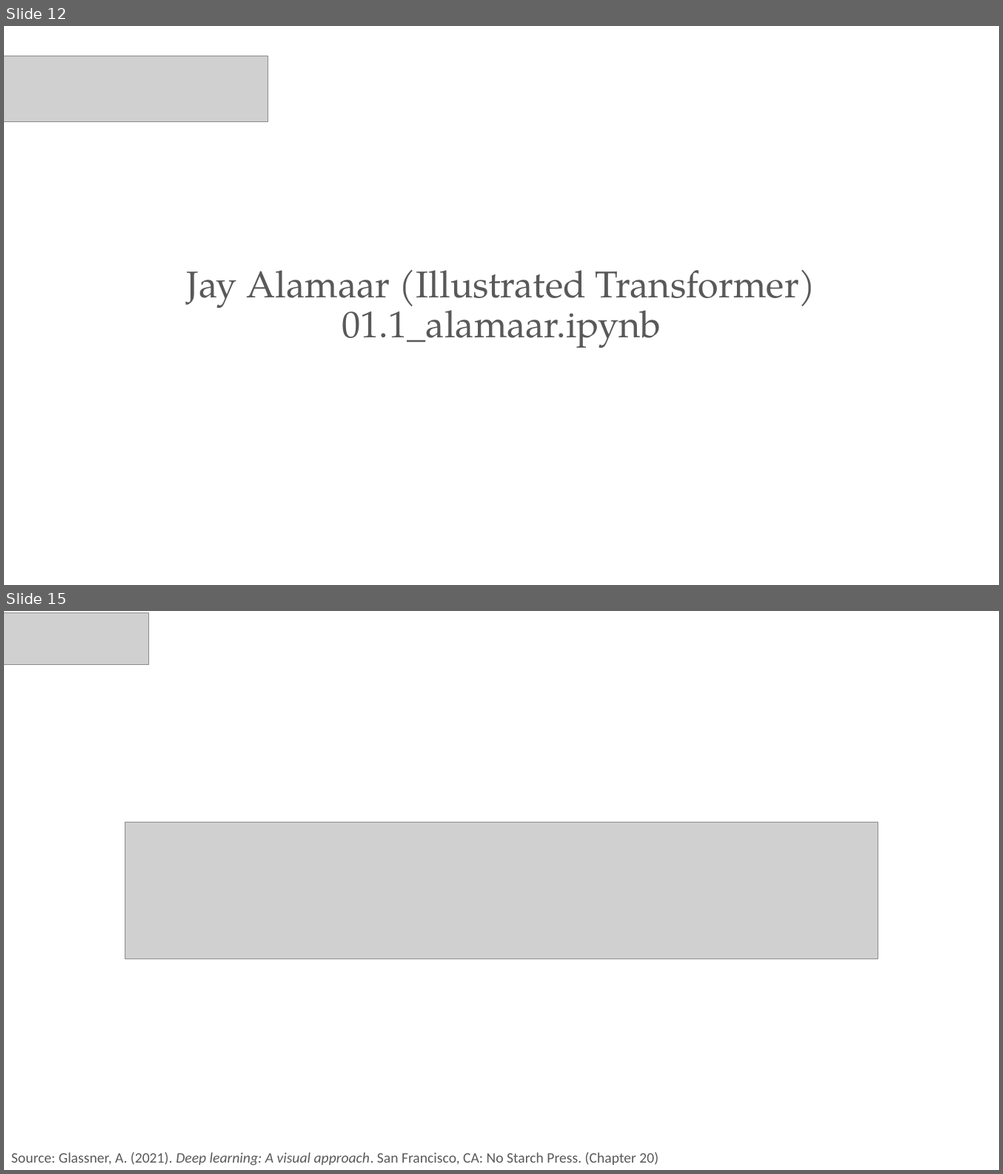
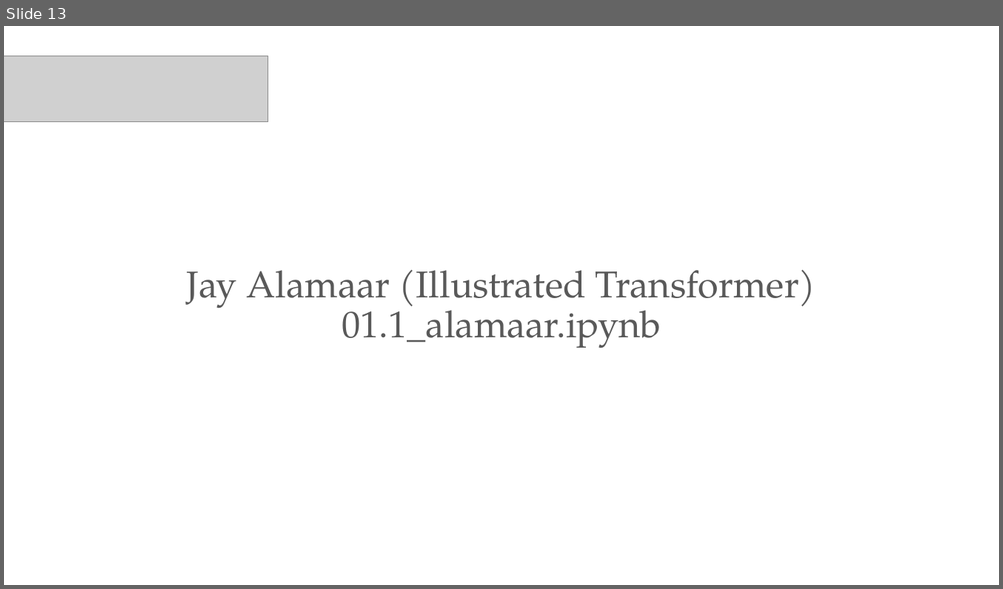
Before and after one commit to PracticumAI/transformers, a slide deck: presentations/01_transformers_intro.pptx. Shown one above the other, each under a label of ours: slides 12 and 15 before the commit, slide 13 after it; the slides between them are not shown. The pictures are 1003x1174 and 1003x589 pixels, drawn with LibreOffice and Linux fonts; fonts in the diff are those of the drawing; grey boxes stand for pictures. Boxes give left, top, right and bottom in pixels: in the first picture for what was removed or moved away, otherwise in the second. Text is boxed around its words. In the diff, an @@ line names an element or a change of style, - is before the commit and + after.

```diff
--- a/presentations/01_transformers_intro.pptx
+++ b/presentations/01_transformers_intro.pptx
@@ slide 15 removed at box(4, 611, 999, 1170), background #FFFFFF @@
@@ picture removed at box(4, 612, 149, 664) @@
@@ picture removed at box(125, 823, 878, 960) @@
@@ text removed at box(11, 1153, 658, 1166) @@
-Source: Glassner, A. (2021). Deep learning: A visual approach. San Francisco, CA: No Starch Press. (Chapter 20)
@@ what was slide 12 is now slide 13 @@
```
Also in this commit, not shown: 1 slide changed, 5 slides added, 6 other slides removed, 2 other files.
